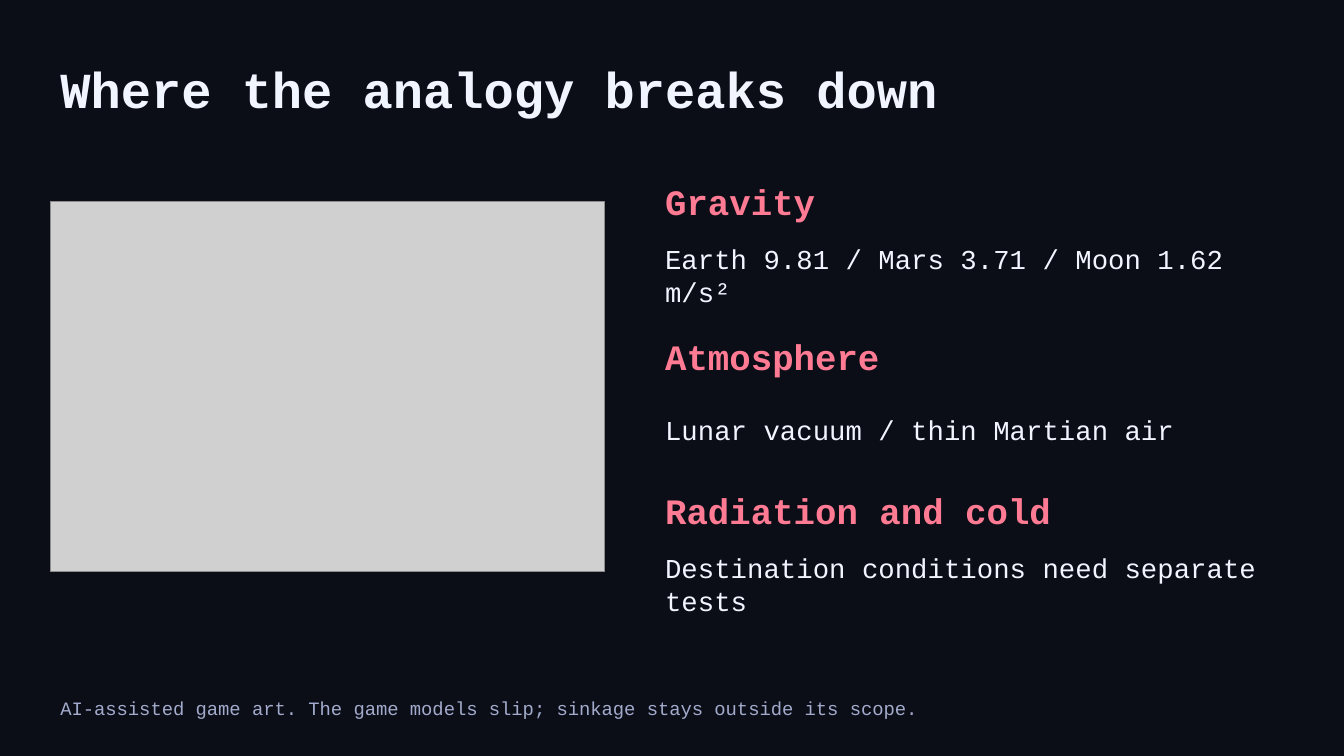
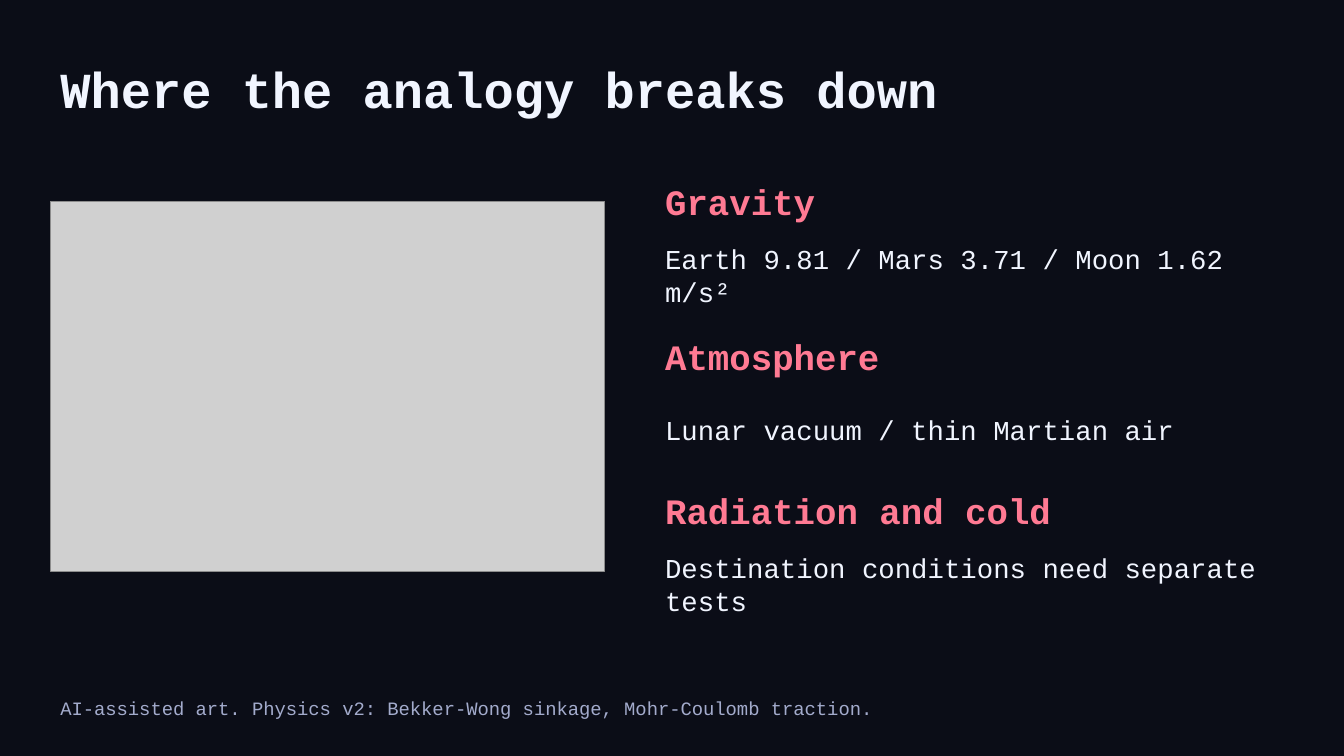
Before and after one commit to Niettzche/spaceapps-2026, a slide deck: slide 6 of docs/media/marsception_slides.pptx. Drawn at 1344x756 pixels with LibreOffice and Linux fonts; fonts in the diff are those of the drawing; grey boxes stand for pictures. Boxes give left, top, right and bottom in pixels: in the first picture for what was removed or moved away, otherwise in the second. Text is boxed around its words. In the diff, an @@ line names an element or a change of style, - is before the commit and + after.

Commit message:
docs: describe physics v2 and Al Hutaymah lunar path

```diff
--- a/docs/media/marsception_slides.pptx
+++ b/docs/media/marsception_slides.pptx
@@ text at (60, 702, 873, 719): text changed @@
-AI-assisted game art. The game models slip; sinkage stays outside its scope.
+AI-assisted art. Physics v2: Bekker-Wong sinkage, Mohr-Coulomb traction.
```
Also in this commit, not shown: 1 other slide changed, 8 other files.
